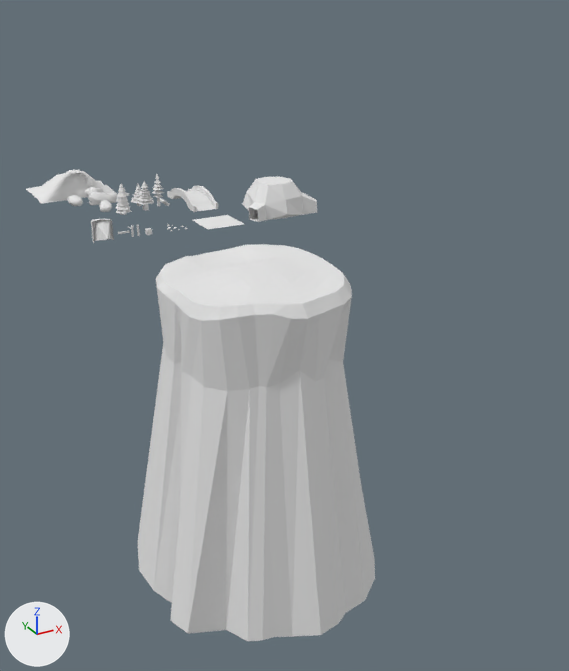
Renders of the Blender file questgame/Assets/Models/LevelSets/Plains.blend from each side of a commit.
Camera for both pictures: a camera (50 mm lens) standing at (-106.0, -281.0, 85.0) and looking at (49.0, 0.0, -56.0). Lighting does not change. The marker at lower left points along +X, +Y and +Z.

The first picture shows 'Bridge', 'Full Tree 1', 'Full Tree 2', 'Full Tree 3', 'Full Tree 4', 'HalfHill', 'Plateau', 'Rock 2', 'Rock 3', 'Rock 4', 'Rock 5', 'Rocky Floor', 'Three Way Cave Junction'.
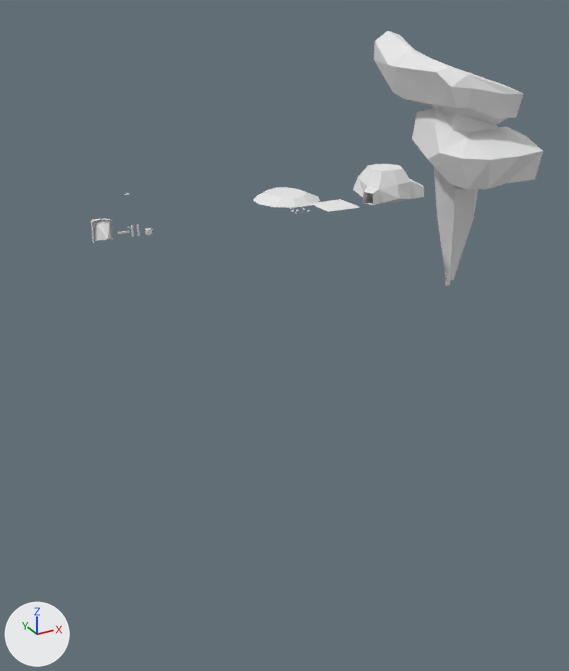
The change, as a diff of the scene's bpy script:
```diff
--- a/questgame/Assets/Models/LevelSets/Plains.blend.py
+++ b/questgame/Assets/Models/LevelSets/Plains.blend.py
@@ me_plane_003 @@
+me_plane_003.from_pydata([(-27.9, 0.6, 32.3), (-30.0, 26.3, 37.5), (-13.3, 3.3, 34.6), (-11.7, 26.3, 36.6), (-29.1, 49.4, 51.4), (-14.0, 49.4, 50.9), (-20.6, 3.0, 32.2), (-20.6, 26.3, 35.7), (-21.6, 49.4, 49.1)], [], [(1, 0, 6, 7), (1, 7, 8, 4), (7, 6, 2, 3), (7, 3, 5, 8)])
+me_plane_003.materials.append(mat_water)  # its picture is missing
@@ ob_full_tree_4 @@
 ob_full_tree_4.location = (-9.7, 32.1, -0.6)
+ob_full_tree_4.hide_set(True)  # its collection is switched off
@@ ob_full_tree_3 @@
 ob_full_tree_3.location = (0.8, 34.2, -0.6)
+ob_full_tree_3.hide_set(True)  # its collection is switched off
@@ ob_full_tree_2 @@
 ob_full_tree_2.location = (7.9, 37.7, -0.6)
+ob_full_tree_2.hide_set(True)  # its collection is switched off
@@ ob_rock_4 @@
 ob_rock_4.location = (-9.0, 53.2, -0.3)
+ob_rock_4.hide_set(True)  # its collection is switched off
@@ ob_rock_3 @@
 ob_rock_3.rotation_euler = (0.0, 0.0, -3.046)  # degrees (0, 0, -175)
+ob_rock_3.hide_set(True)  # its collection is switched off
@@ ob_rock_2 @@
 ob_rock_2.location = (-14.7, 40.5, -0.6)
+ob_rock_2.hide_set(True)  # its collection is switched off
@@ ob_full_tree_1 @@
 ob_full_tree_1.location = (0.8, 42.5, -0.6)
+ob_full_tree_1.hide_set(True)  # its collection is switched off
@@ ob_plateau @@
 ob_plateau.scale = (2.0, 2.0, 6.4)
+ob_plateau.hide_set(True)  # its collection is switched off
@@ ob_rock_5 @@
 ob_rock_5.location = (-22.6, 58.8, -0.6)
+ob_rock_5.hide_set(True)  # its collection is switched off
@@ ob_halfhill @@
 ob_halfhill.location = (-16.8, 85.9, -0.6)
+ob_halfhill.hide_set(True)  # its collection is switched off
@@ ob_bridge @@
 ob_bridge.location = (23.2, 37.7, -0.6)
+ob_bridge.hide_set(True)  # its collection is switched off
@@ ob_rocky_floor @@
 ob_rocky_floor = bpy.data.objects.new('Rocky Floor', me_grid_002)
-ob_rocky_floor.location = (18.5, 0.0, 0.0)
+ob_rocky_floor.location = (73.2, 0.0, 0.0)
@@ ob_three_way_cave_junction @@
 ob_three_way_cave_junction = bpy.data.objects.new('Three Way Cave Junction', me_plane_001)
-ob_three_way_cave_junction.location = (43.9, 0.0, 0.0)
+ob_three_way_cave_junction.location = (98.6, 0.0, 0.0)
@@ ob_interior_cave_waterfall_foam @@
+ob_interior_cave_waterfall_foam = bpy.data.objects.new('Interior Cave Waterfall Foam', me_plane_005)  # 15 vertices, 6 faces; spans x -28.4..-12.8, y -4.0..3.2, z -58.5..35.1; in mat_foam (its picture is missing)
+ob_interior_cave_waterfall_foam.parent = ob_interior_cave_waterfall
+ob_interior_cave_waterfall_foam.location = (177.6, 25.9, 0.0)
@@ ob_interior_cave_waterfall @@
+ob_interior_cave_waterfall = bpy.data.objects.new('Interior Cave Waterfall', me_plane_003)
+ob_interior_cave_waterfall.parent = ob_interior_cave
+ob_interior_cave_waterfall.location = (177.6, 25.9, 0.0)
@@ ob_interior_cave @@
+ob_interior_cave = bpy.data.objects.new('Interior Cave', me_plane_002)  # 130 vertices, 249 faces; spans x -44.6..27.8, y -37.2..49.4, z -54.9..65.2; in mat_plains (its picture is missing)
+ob_interior_cave.location = (177.6, 25.9, 0.0)
@@ ob_lake @@
+ob_lake = bpy.data.objects.new('Lake', me_grid_004)  # 45 vertices, 44 faces; spans x -16.5..16.5, y -15.9..16.6, z -9.4..-5.9; in mat_plains (its picture is missing)
+ob_lake.location = (78.8, 52.5, 0.0)
```

Where the change shows, as pixel boxes (x1, y1, x2, y2) in the pictures (569 x 671 px):
'Plateau', hidden
    before: (138, 244, 375, 641)
'Interior Cave', added
    after: (374, 31, 543, 281)
'Three Way Cave Junction', moved
    before: (242, 177, 317, 222)
    after: (353, 164, 424, 205)
'HalfHill', hidden
    before: (26, 170, 114, 203)
'Lake', added
    after: (253, 187, 320, 208)
'Bridge', hidden
    before: (167, 186, 218, 212)
'Rocky Floor', moved
    before: (193, 215, 244, 229)
    after: (310, 199, 359, 212)
'Full Tree 4', hidden
    before: (116, 184, 132, 215)
'Rock 4', hidden
    before: (88, 192, 118, 205)
'Full Tree 3', hidden
    before: (137, 181, 153, 211)
'Full Tree 2', hidden
    before: (152, 174, 164, 206)
'Rock 5', hidden
    before: (67, 195, 83, 206)
'Rock 2', hidden
    before: (99, 200, 112, 212)
'Full Tree 1', hidden
    before: (131, 184, 142, 206)
'Rock 3', hidden
    before: (85, 187, 103, 196)
'Interior Cave Waterfall Foam', added
    after: (445, 274, 450, 286)
